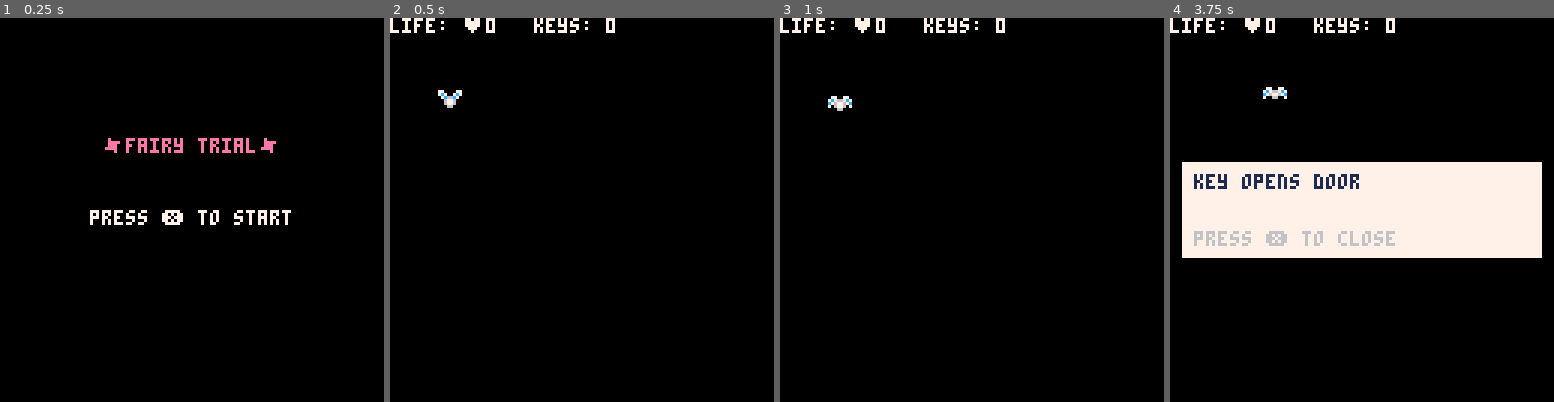
Above: before the commit, frames 1-4 (left to right).
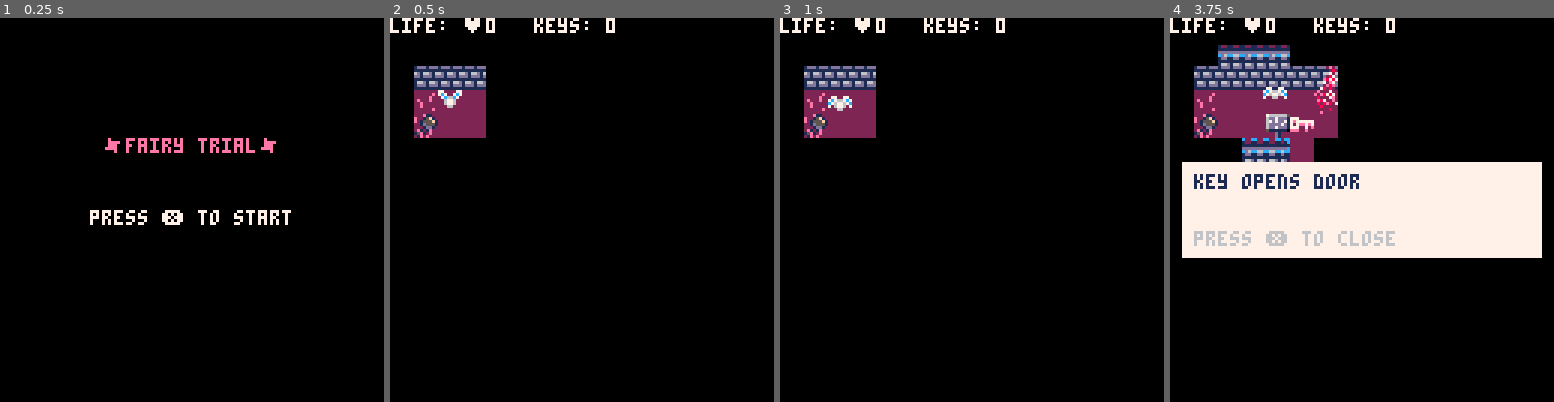
Above: after the commit, the same moments.

Repository: RonzyLady/FairyTrialGame
Game: PICO-8 cartridge fairytrial.p8
The game is run twice, just before and just after one commit, with the same random seed, the same clock (stepped at 60 frames per second) and the same inputs.
Inputs:
- Up to frame 1 (0.25 s): no input
- Up to frame 2 (0.5 s): tap X (X key) at 0.33 s
- Up to frame 3 (1 s): tap O (Z key) at 0.7 s
- Up to frame 4 (3.75 s): tap X (X key) at 1.07, 1.85, 2.97 s; hold Right 1.6-2.1 s; tap O (Z key) every 0.4 s from 1.7 to 3.7 s; hold Up 2.15-2.42 s; hold Right 2.47-3.03 s; hold Left 3.08-3.58 s; hold Down from 3.63 s (still down)

Frame 1 is identical in both runs. In frame 2, 3.4% of the frame differs, in the area x 6-25%, y 12-32%; in frame 3, 3.3%; in frame 4, 9.1%, in the area x 6-44%, y 7-38%.

Commit message:
update fog of war

Diff:
--- a/fairytrial.p8
+++ b/fairytrial.p8
@@ -27,7 +27,7 @@
   game_over=false
 
    -- set state
-   fog=blankmap(1)
+   fog=blankmap()
    _update = update_game
    _draw = draw_game
 
@@ -147,27 +147,30 @@
  print("life: ♥".. hscore,mapx*8,mapy*8, 7, 1)
  print("keys: ".. p.keys,mapx*8+48,mapy*8, 7, 1)
 
- for x=0,16 do
-  for y=1,16 do
-   if fog[x][y]==1 then
-    rectfill(x*8,y*8,8,8,0)
+ for fogx=0,31 do
+  for fogy=1,15 do
+   if fog[fogx][fogy]==0 then
+    rectfill2(fogx*8,fogy*8,8,8,0)
    end
   end
  end
 end
 
-function blankmap(_dflt)
+function rectfill2(_x,_y,_w,_h,_c)
+  rectfill(_x,_y,_x+max(_w-1,0),_y+max(_h-1,0),_c)
+end
+
+function blankmap()
   local ret={}
-  if (_dflt==nil) _dflt=0
-
-  for x=0,16 do
-   ret[x]={}
-   for y=1,16 do
-    ret[x][y]=_dflt
+   for x=0,31 do
+    ret[x]={}
+   for y=1,15 do
+    ret[x][y]=0
    end
   end
   return ret
  end
+
 function is_tile(tile_type,x,y)
  tile=mget(x,y)
  for i=1,#tile_type do
@@ -179,10 +182,7 @@
 
 function can_move(x,y)
  return not is_tile(wall,x,y)
-
-end
-
-
+end
 
 -- animate the items
 function swap_tile(x,y)
@@ -323,8 +323,21 @@
   p.ox, p.oy = 0, 0
   p.shake = 8
  end
-
-end
+ unfog(newx,newy)
+end
+
+function unfog(x,y)
+ fog[abs(x)][abs(y)]=1
+ fog[abs(x-1)][abs(y-1)]=1
+ fog[abs(x-1)][abs(y)]=1
+ fog[abs(x-1)][abs(y+1)]=1
+ fog[abs(x)][abs(y-1)]=1
+ fog[abs(x)][abs(y+1)]=1
+ fog[abs(x+1)][abs(y-1)]=1
+ fog[abs(x+1)][abs(y)]=1
+ fog[abs(x+1)][abs(y+1)]=1
+end
+
 
 function interact(x,y)
  if (is_tile(text,x,y)) then
@@ -664,7 +677,7 @@
 2423232323232623232324230823232323232308232323242623232326232324000000000000000000000000000000000000000000000000000000000000000000000000000000000000000000000000000000000000000000000000000000000000000000000000000000000000000000000000000000000000000000000000
 24111010101036101010245010102c2d2e103d10102b30243620102036101024000000000000000000000000000000000000000000000000000000000000000000000000000000000000000000000000000000000000000000000000000000000000000000000000000000000000000000000000000000000000000000000000
 24371010503010101011243d11102c2d10121111102d2b24203b101b20101024000000000000000000000000000000000000000000000000000000000000000000000000000000000000000000000000000000000000000000000000000000000000000000000000000000000000000000000000000000000000000000000000
-3413162f221006131513173f06131315131313153d0613171615101413221024000000000000000000000000000000000000000000000000000000000000000000000000000000000000000000000000000000000000000000000000000000000000000000000000000000000000000000000000000000000000000000000000
+34131613221006131513173f06131315131313153d0613171615101413221024000000000000000000000000000000000000000000000000000000000000000000000000000000000000000000000000000000000000000000000000000000000000000000000000000000000000000000000000000000000000000000000000
 2723262332382323242332382723232423232324382308232624102423320a24000000000000000000000000000000000000000000000000000000000000000000000000000000000000000000000000000000000000000000000000000000000000000000000000000000000000000000000000000000000000000000000000
 1511102b102b101024111b3f105010240c2b2d513f102b333624103413131324000000000000000000000000000000000000000000000000000000000000000000000000000000000000000000000000000000000000000000000000000000000000000000000000000000000000000000000000000000000000000000000000
 241030102b10101024303b10101010242b2d102410102c123b243d2723230824000000000000000000000000000000000000000000000000000000000000000000000000000000000000000000000000000000000000000000000000000000000000000000000000000000000000000000000000000000000000000000000000
